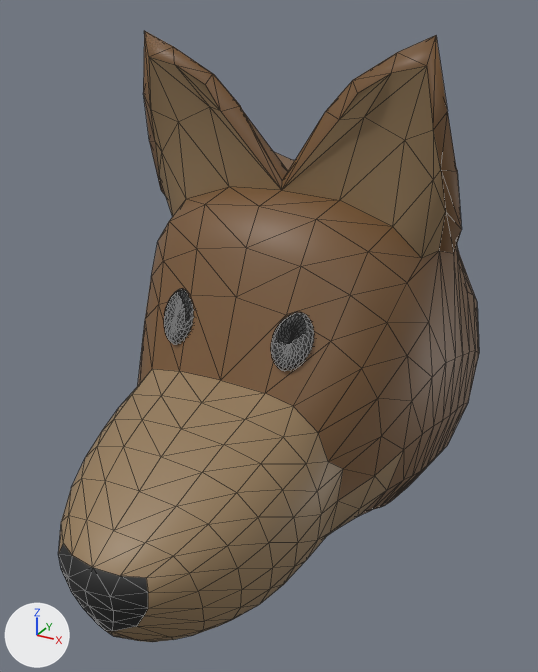
A saved change to the glTF model Resources/AbacabaLevel_Assets/Models/DogModel (1).glb.
Before and after are seen from a 50 mm lens placed at (1.74, -4.05, 3.16), pointed at (0.02, -0.91, 1.59). Arrows for +X, +Y and +Z are at lower left; the lights stay in place. Mesh edges are drawn as thin lines. Vertices at the same position are counted once.

The first picture shows 'cachorro'.
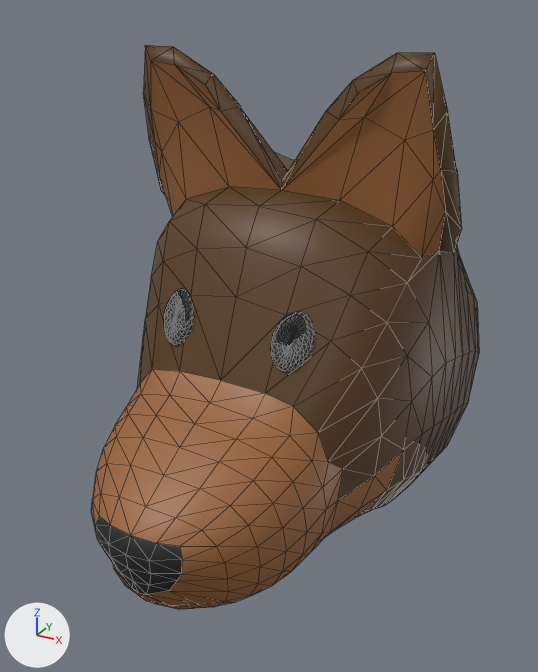
The newer file is also turned or shifted as a whole; pictures and numbers use the older file's frame.

The change in detail:
Material 'DogBody1' (mat_dogbody1) changes colour from brown #795837 to brown #583c19; in linear values from (0.192, 0.0977, 0.0377) to (0.0985, 0.0446, 0.0098).
Material 'DogBody2' (mat_dogbody2) changes colour from brown #947a59 to brown #9a6437; in linear values from (0.295, 0.195, 0.0997) to (0.321, 0.128, 0.0385).
me_cylinder_004 has 826 vertices, 1640 faces and spans x -0.9..0.9, y -2.38..0.5, z 0.0..3.06.
me_cylinder_004 is used by ob_cachorro; location (0.0, 0.0, 0.0).
me_cylinder_004 part 1: all 135 vertices in x -0.59..0.59, y -2.38..-1.38, z 0.38..1.49 are scaled about their middle by (1, 0.785, 0.945), then moved by (0.0, 0.14, 0.0).
Part 2, on me_cylinder_004:
Vertex 16 of me_cylinder_004 moves from (0.72, -0.82, 2.94) at pixel (426, 66) to (0.72, -0.82, 2.92) at pixel (425, 71).
Vertex 82 of me_cylinder_004 moves from (0.75, -0.81, 3.06) at pixel (436, 35) to (0.75, -0.81, 2.99) at pixel (434, 53).
Part 3, on me_cylinder_004:
Vertex 191 of me_cylinder_004 moves from (-0.72, -0.82, 2.94) at pixel (148, 56) to (-0.72, -0.82, 2.92) at pixel (150, 60).
Vertex 243 of me_cylinder_004 moves from (-0.75, -0.81, 3.06) at pixel (144, 30) to (-0.75, -0.81, 2.99) at pixel (145, 45).

What differs and where, as boxes (x1, y1, x2, y2) in the pictures (538 x 672 px; the box of a moved part takes in the faces that stretch with it):
'cachorro', recoloured, reshaped (8% narrower, 8% shorter)
    before: (58, 30, 479, 642)
    after: (91, 45, 479, 609)
part 1 of me_cylinder_004, moved or reshaped
    before: (58, 369, 343, 642)
    after: (91, 369, 343, 609)
part 2 of me_cylinder_004, moved or reshaped
    before: (365, 35, 447, 140)
    after: (365, 52, 447, 140)
part 3 of me_cylinder_004, moved or reshaped
    before: (143, 30, 210, 122)
    after: (143, 45, 210, 122)
